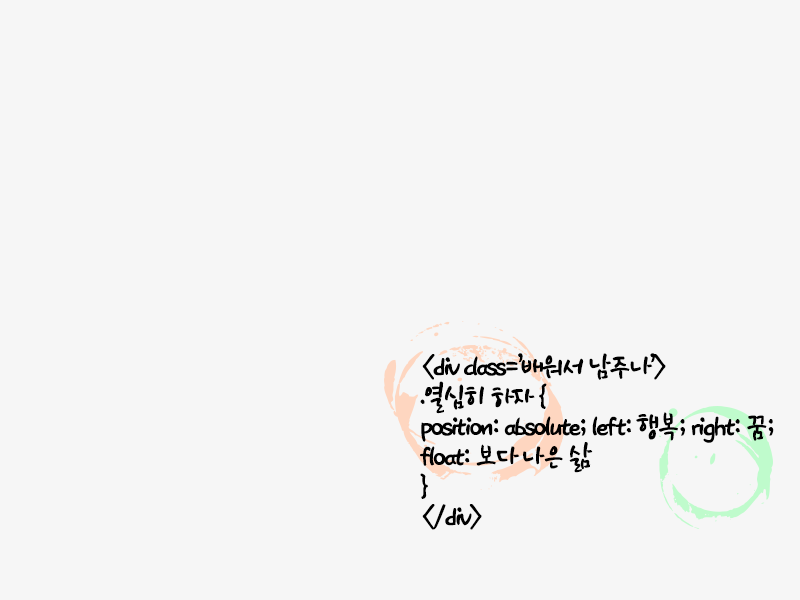
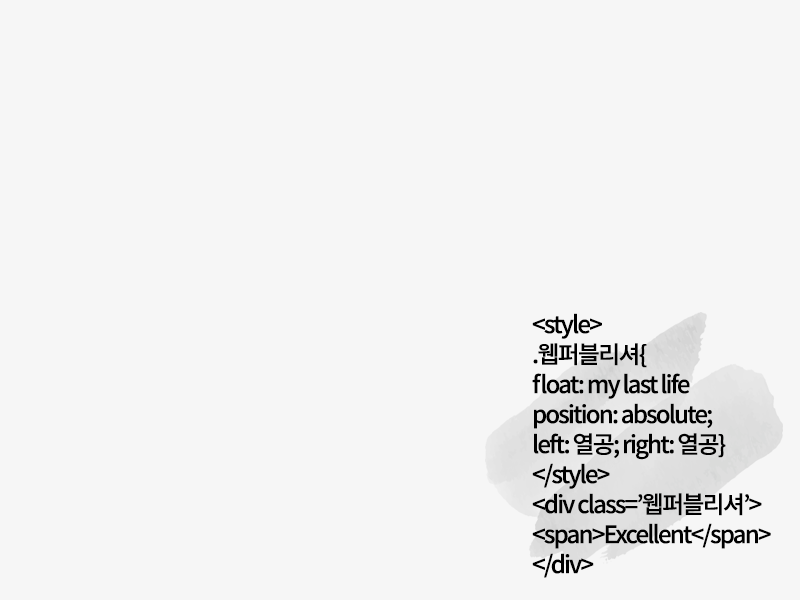
Layers edited between the first and the second (800, 600) image:
renamed "<div class=’배워서 남주나’> .열심히 하자 { position: absolute; left: 행복; r" to "<style> .웹퍼블리셔{ float: my last life position: absolute; left:", painted on it over box(420, 313, 774, 578)
removed layer "Shape 4" over box(659, 406, 773, 529)
removed layer "Shape 3" over box(384, 321, 564, 490)
added layer "Layer 3" above "Layer 2" over box(485, 312, 783, 569)
hid "bg5" over box(384, 312, 783, 578)
